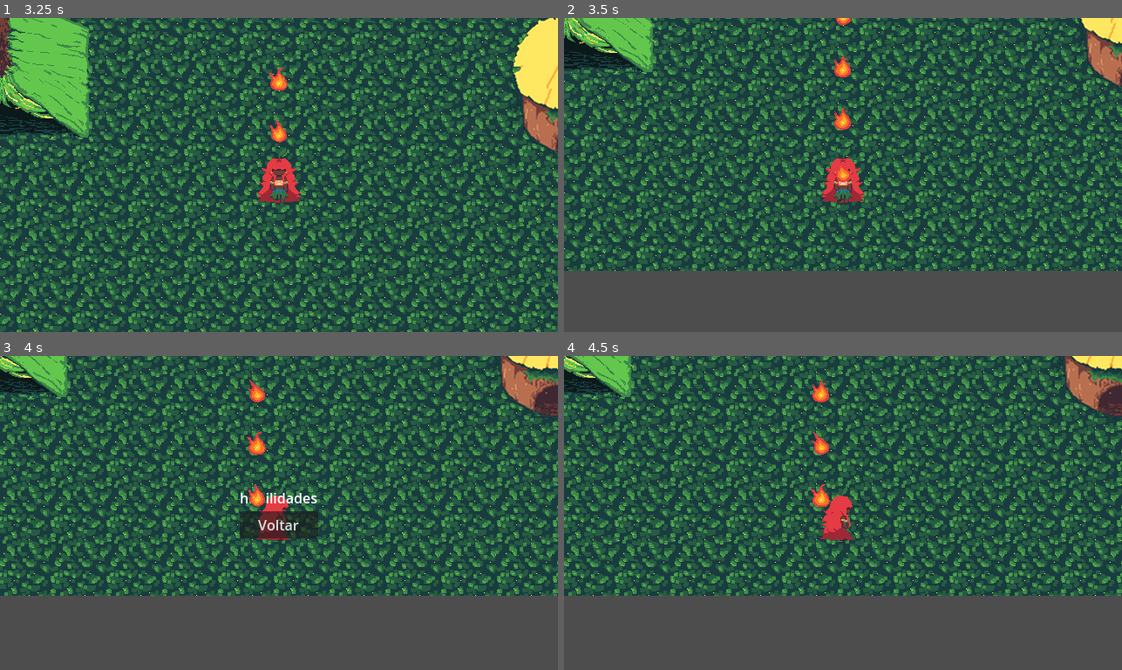
Above: before the commit, frames 1-4 (two rows, left to right).
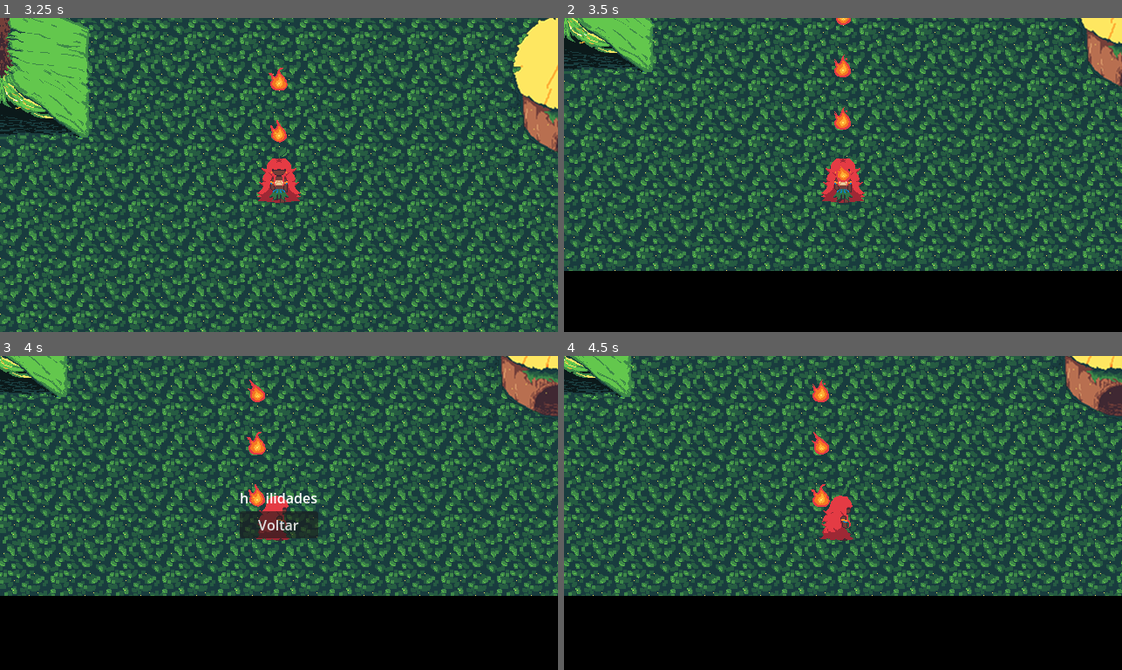
Above: after the commit, the same moments.

Repository: SamuelMTL/AmazonProject
Game: Godot game, scene res://scenes/MainMenuScene/MainMenu.tscn
The game is run twice, just before and just after one commit, with the same random seed, the same clock (stepped at 60 frames per second) and the same inputs. Sound files missing from this copy of the repository are replaced by a short silence.
Inputs (mouse positions are in pixels of both pictures, inside the frame that each line leads up to):
- Up to frame 1 (3.25 s): click "Play" at 0.5 s; move the mouse to (401, 159) at 1.27 s; hold Right (ui_right) 1.28-2 s; tap R (BoitataPower) at 1.35 s; click "Pular cutscene" at 2 s; move the mouse to (167, 190) at 2.77 s; hold Down (ui_down) from 2.78 s (still down); tap Q (CurupiraPower) at 2.85 s
- Up to frame 2 (3.5 s): keep holding Down (ui_down)
- Up to frame 3 (4 s): move the mouse to (334, 443) at 3.52 s; release Down (ui_down) at 3.53 s; hold Right (ui_right) from 3.53 s (still down); tap H (Habilidades) at 3.6 s
- Up to frame 4 (4.5 s): release Right (ui_right) at 4.25 s; click "Voltar" at 4.25 s

Frame 1 is identical in both runs. In frame 2, 19% of the frame differs, in the area x 0-100%, y 80-100%; in frame 3, 24%, in the area x 0-100%, y 76-100%; in frame 4, 24%.

Commit message:
Update aldeia.tscn

Diff:
--- a/amazonproject/scenes/aldeia.tscn
+++ b/amazonproject/scenes/aldeia.tscn
@@ -12,7 +12,26 @@
 [ext_resource type="AudioStream" uid="uid://cj6cowyhn4kfd" path="res://assets/sound/music/aldeia.mp3" id="10_0b8ec"]
 [ext_resource type="Script" path="res://Scenes/aldeia_music.gd" id="11_cndyc"]
 
+[sub_resource type="RectangleShape2D" id="RectangleShape2D_1xqag"]
+size = Vector2(1274, 24)
+
+[sub_resource type="RectangleShape2D" id="RectangleShape2D_4s1o8"]
+size = Vector2(1278, 20)
+
+[sub_resource type="RectangleShape2D" id="RectangleShape2D_f1y3t"]
+size = Vector2(20, 683)
+
+[sub_resource type="RectangleShape2D" id="RectangleShape2D_m7x2n"]
+size = Vector2(22, 681)
+
 [node name="Aldeia" type="Node2D"]
+
+[node name="ColorRect" type="ColorRect" parent="."]
+offset_left = -1144.0
+offset_top = -711.0
+offset_right = 1147.0
+offset_bottom = 703.0
+color = Color(0, 0, 0, 1)
 
 [node name="GramadoFundo" type="Sprite2D" parent="."]
 texture = ExtResource("1_kg8is")
@@ -46,4 +65,32 @@
 bus = &"Music"
 script = ExtResource("11_cndyc")
 
+[node name="StaticBody2D" type="StaticBody2D" parent="."]
+position = Vector2(0, -333)
+
+[node name="CollisionShape2D" type="CollisionShape2D" parent="StaticBody2D"]
+position = Vector2(2, 3)
+shape = SubResource("RectangleShape2D_1xqag")
+
+[node name="StaticBody2D2" type="StaticBody2D" parent="."]
+position = Vector2(0, 330)
+
+[node name="CollisionShape2D" type="CollisionShape2D" parent="StaticBody2D2"]
+position = Vector2(-1, 0)
+shape = SubResource("RectangleShape2D_4s1o8")
+
+[node name="StaticBody2D3" type="StaticBody2D" parent="."]
+position = Vector2(-650, 0)
+
+[node name="CollisionShape2D" type="CollisionShape2D" parent="StaticBody2D3"]
+position = Vector2(0, 0.5)
+shape = SubResource("RectangleShape2D_f1y3t")
+
+[node name="StaticBody2D4" type="StaticBody2D" parent="."]
+position = Vector2(651, 0)
+
+[node name="CollisionShape2D" type="CollisionShape2D" parent="StaticBody2D4"]
+position = Vector2(-1, -1)
+shape = SubResource("RectangleShape2D_m7x2n")
+
 [connection signal="finished" from="Aldeia Music" to="Aldeia Music" method="_on_finished"]
Not shown: 1 places in amazonproject/scenes/aldeia.tscn that only renumber resources
